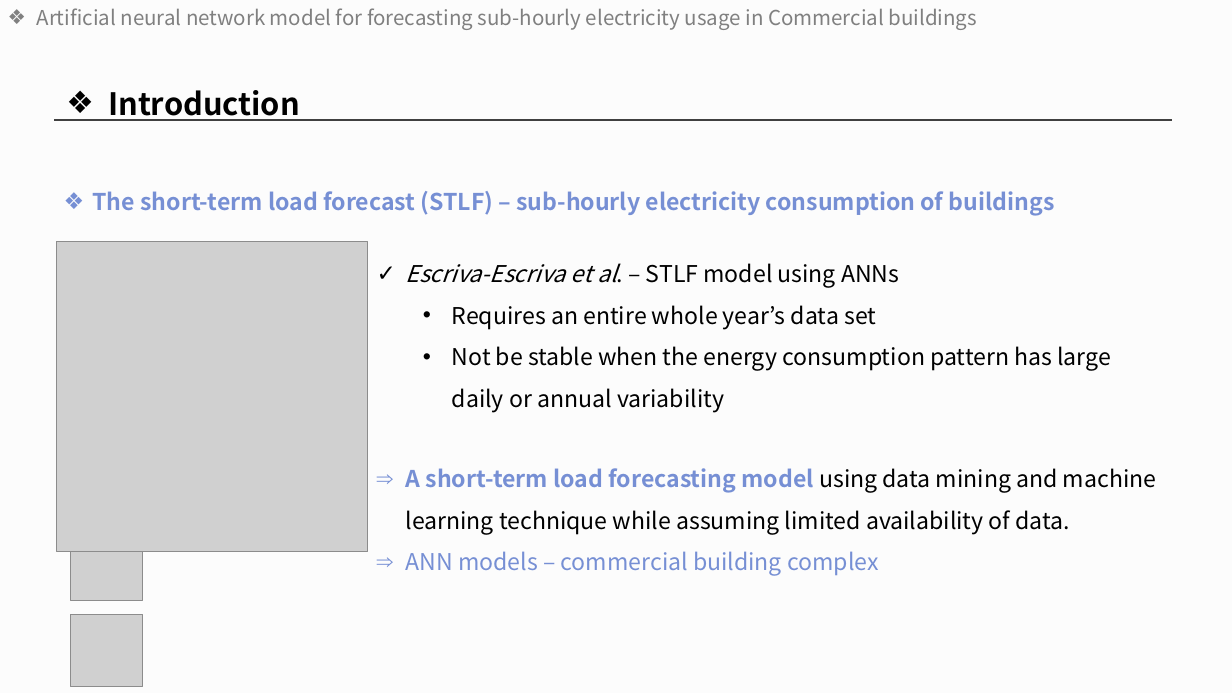
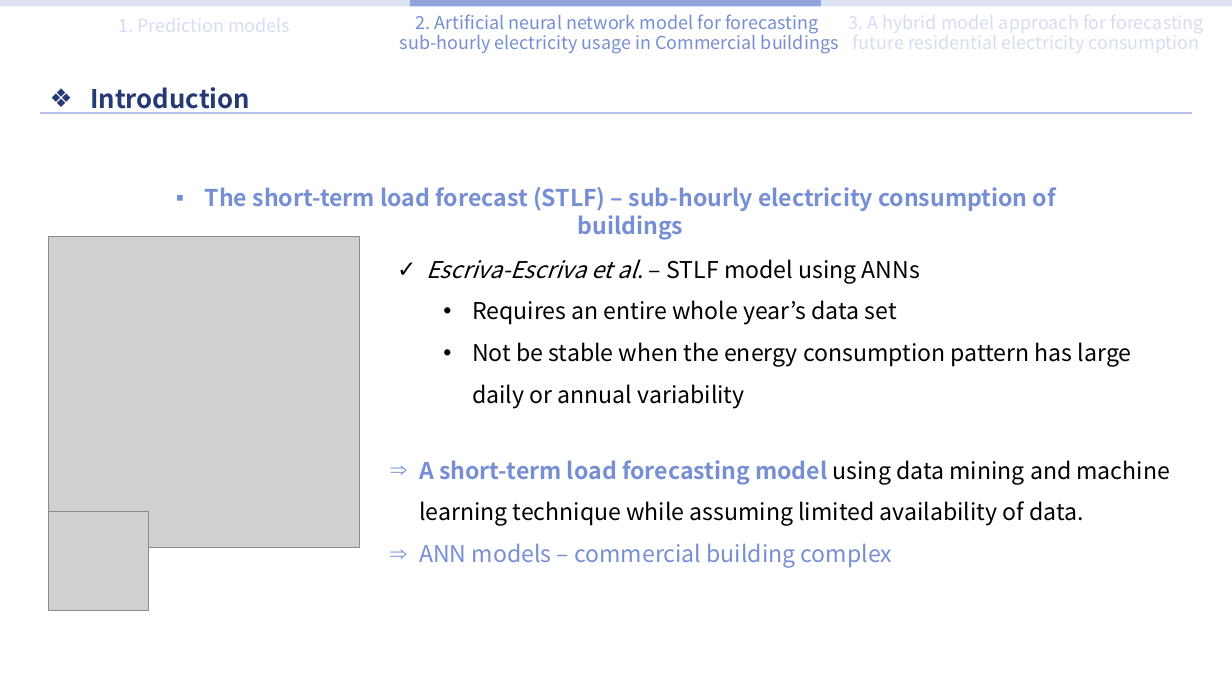
Before and after one commit to sohee98/2022-1st-Course, a slide deck: slide 8 of AI Applications/Literature study 발표/Literature study PPT-SoheeKim.pptx (slide 7 before the commit). Drawn at 1232x693 pixels with LibreOffice and Linux fonts; fonts in the diff are those of the drawing; grey boxes stand for pictures. Boxes give left, top, right and bottom in pixels: in the first picture for what was removed or moved away, otherwise in the second. Text is boxed around its words. In the diff, an @@ line names an element or a change of style, - is before the commit and + after.

```diff
--- a/AI Applications/Literature study 발표/Literature study PPT-SoheeKim.pptx
+++ b/AI Applications/Literature study 발표/Literature study PPT-SoheeKim.pptx
@@ background #F3F3F3 at 19% opacity to #FFFFFF @@
@@ rectangle added at [0,0,410,6], fill #D6DDF2 at 80% opacity @@
@@ title at [400,14,839,54]: text changed; size 16 to 14 pt; text colour #808080 to #768FD4 @@
-❖ Artificial neural network model for forecasting sub-hourly electricity usage in Commercial buildings
+2. Artificial neural network model for forecasting
+sub-hourly electricity usage in Commercial buildings
@@ rectangle added at [410,0,822,6], fill #768FD4 at 80% opacity @@
@@ rectangle added at [821,0,1232,6], fill #D6DDF2 at 80% opacity @@
@@ text "Introduction": place and size @@
-text "Introduction" at [108,90,300,121]
+text "Introduction" at [90,87,250,114]
@@ text "Introduction" at [90,87,250,114]: size 24 to 20 pt, text colour #000000 to #253A75 @@
@@ line moved from (55, 120) - (1172, 120) to (41, 114) - (1192, 114) @@
@@ line (41, 114) - (1192, 114): stroke #404040 1 pt to #B6C3E8 1.5 pt @@
@@ text "The short-term load forecast (STLF) ...": place and size @@
-text "The short-term load forecast (STLF) ..." at [93,191,1055,216]
+text "The short-term load forecast (STLF) ..." at [205,187,1056,211]
@@ text "The short-term load forecast (STLF) ..." at [205,187,1056,211]: alignment left to centre; bullet ❖ to ▪ @@
@@ picture: place and size @@
-picture at [56,241,367,552]
+picture at [49,237,360,547]
@@ text "Escriva-Escriva et al. – STLF ...": place and size @@
-text "Escriva-Escriva et al. – STLF ..." at [406,263,1111,413]
+text "Escriva-Escriva et al. – STLF ..." at [426,259,1132,408]
@@ text "A short-term load forecasting model ...": place and size @@
-text "A short-term load forecasting model ..." at [406,468,1156,576]
+text "A short-term load forecasting model ..." at [419,460,1170,568]
@@ picture: place and size @@
-picture at [70,615,143,688]
+picture at [49,512,148,611]
@@ picture removed at [70,528,143,601] @@
```
Also in this commit, not shown: 9 other slides changed, 1 slide added, 1 other file.
